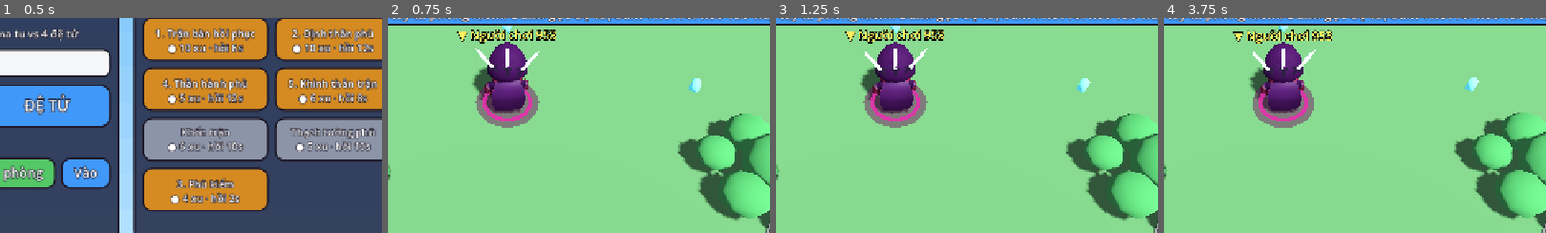
Above: before the commit, frames 1-4 (left to right).
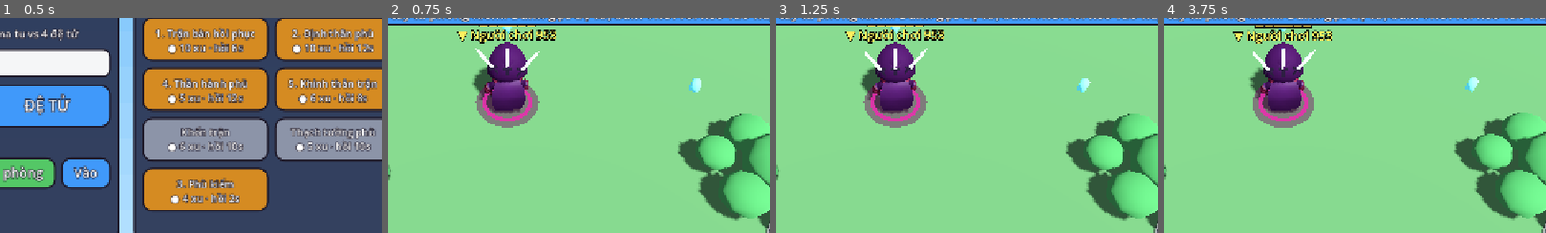
Above: after the commit, the same moments.

Repository: quanace11/gametienty
Game: Godot game, scene res://main.tscn
Two runs of this game, one before a commit and one after it. Both use one fixed random seed, a clock stepped at 60 frames per second and the inputs below.
Inputs (mouse positions are % of the whole screen's width and height, from its top left):
- Up to frame 1 (0.5 s): no input
- Up to frame 2 (0.75 s): click "MA TU" at 0.5 s
- Up to frame 3 (1.25 s): no input
- Up to frame 4 (3.75 s): drag from (90, 11) to (60, 28) at 1.27 s; drag from (30, 55) to (45, 70) at 2.02 s; move the mouse to (60, 28) at 2.77 s; hold D (move_right) 2.78-3.5 s; tap Tab (spectate_next) at 2.85 s; click (60, 28) at 2.92 s; drag from (45, 70) to (20, 35) at 3.52 s
The pictures show only the part of the screen within x 34-84%, y 30-80%; the shares and areas given below are measured in that part.

Frame 1 is identical in both runs. In frame 2, less than 0.1% of the frame differs, in the area x 23-39%, y 3-4%; in frame 3, less than 0.1%; in frame 4, 0.2%, in the area x 23-39%, y 3-5%.

Commit message:
Phi kiếm to hơn, thanh máu trên đầu, nổ lửa và chớp đỏ khi trúng
Co-Authored-By: Claude Opus 5.5 (1M context) <noreply@anthropic.com>
Claude-Session: https://claude.ai/code/session_01PZHPhokRVwCGpRS8Jn3sKo

Diff:
--- a/Player/player_character.gd
+++ b/Player/player_character.gd
@@ -53,6 +53,7 @@
 const LOCK_TO := 0.85 # giây: tay với ra
 const LOCK_SPEED := 0.7
 const CHEST_CHECK := 0.1 # giây giữa hai lần xem có đứng ở rương không
+const HIT_FLASH_TIME := 0.18 # giây người bị trúng chớp đỏ
 
 var _target_pos := Vector3.ZERO
 var _target_yaw := 0.0
@@ -91,6 +92,10 @@
 static var _bun_mesh: ArrayMesh
 static var _halo_sword_mesh: ArrayMesh
 static var _feather_mesh: ArrayMesh
+static var _hit_flash_mat: StandardMaterial3D # phủ đỏ lúc bị trúng, dùng chung
+
+var _body_meshes: Array[MeshInstance3D] = [] # các mảnh thân đang hiện, để phủ chớp đỏ
+var _flash_left := 0.0
 
 var _halo: Node3D # phi kiếm sau lưng ma tu (chỉ máy có hình)
 var _wings: Array[Node3D] = [] # cánh lửa của đệ tử (một nửa số đệ tử)
@@ -180,6 +185,9 @@
 			mi.material_override = _robe(mi, HUNTER_TEXTURE)
 	if not is_hunter():
 		_wear_disciple_robe(model)
+	for node in model.find_children("*", "MeshInstance3D", true, false):
+		if (node as MeshInstance3D).visible:
+			_body_meshes.append(node as MeshInstance3D)
 	if is_hunter():
 		_add_sword_halo()
 	if is_hunter(): # ma khí tím đỏ dưới chân để nhận ra ma tu từ xa
@@ -579,6 +587,10 @@
 		_update_anim(delta)
 	if _halo or not _wings.is_empty():
 		_animate_aura()
+	if _flash_left > 0.0:
+		_flash_left -= delta
+		if _flash_left <= 0.0:
+			_set_flash(null)
 	if not (is_local and is_hunter()):
 		return
 	var dir := Vector2.ZERO
@@ -711,9 +723,30 @@
 	visible = not _concealed and state != GameTypes.PlayerState.ESCAPED and state != GameTypes.PlayerState.ELIMINATED
 
 
+## Bị trúng: nổ lửa ngay chỗ mình, thân chớp đỏ, giật người (anim Hit_A).
 func _on_hit(id: int, _attacker_id: int, _hp_left: int) -> void:
-	if id == peer_id and state == GameTypes.PlayerState.IDLE:
+	if id != peer_id:
+		return
+	if state == GameTypes.PlayerState.IDLE:
 		_play_once("Hit_A", 0.4)
+	if _visual == null or not visible:
+		return
+	if not is_instance_valid(_shot_fx):
+		_shot_fx = ShotFx.new()
+		get_parent().add_child(_shot_fx)
+	_shot_fx.hit_burst(GameTypes.ShotKind.BULLET if is_hunter() else GameTypes.ShotKind.RIFLE, _visual.global_position)
+	if _hit_flash_mat == null:
+		_hit_flash_mat = StandardMaterial3D.new()
+		_hit_flash_mat.shading_mode = BaseMaterial3D.SHADING_MODE_UNSHADED
+		_hit_flash_mat.transparency = BaseMaterial3D.TRANSPARENCY_ALPHA
+		_hit_flash_mat.albedo_color = Color(1.0, 0.15, 0.1, 0.55)
+	_set_flash(_hit_flash_mat)
+	_flash_left = HIT_FLASH_TIME
+
+
+func _set_flash(mat: Material) -> void:
+	for mi in _body_meshes:
+		mi.material_overlay = mat
 
 
 func _on_attacked(attacker_id: int) -> void:
--- a/Player/shot_fx.gd
+++ b/Player/shot_fx.gd
@@ -6,17 +6,21 @@
 ## mảnh sáng văng tung. Phù kiếm (súng lục) là thanh kiếm nhỏ màu ngọc, nổ nhỏ.
 ## Ai bị trúng thật do server tính (GameState), file này chỉ đoán chỗ nổ cho đẹp.
 ## Thời điểm tới nơi giữ đúng `flight` của server: đoạn hóa kiếm ăn vào đầu đường bay.
+## Trúng người thật (EventBus.player_hit) thì thêm một vụ nổ lửa vàng đỏ to hơn
+## ngay chỗ người đó (hit_burst), để trúng nhìn khác hẳn trượt.
 ## Kiếm và vụ nổ lấy từ pool, không tạo/xóa node mỗi phát; _process chỉ chạy
 ## khi có thứ đang bay hoặc đang nổ.
 
-const SWORD_SCALE := 1.5
-const SMALL_SWORD_SCALE := 0.8
+const SWORD_SCALE := 2.3
+const SMALL_SWORD_SCALE := 1.1
 const CONJURE_TIME := 0.16 # giây hóa kiếm trên vai (tối đa, kẹp theo flight)
 const CONJURE_HEIGHT := 0.7 # kiếm hiện cao hơn chỗ bắn bao nhiêu mét
 const SPIN_SPEED := 14.0 # rad/giây, kiếm lăn quanh trục bay
 const EXPLOSION_TIME := 0.6
 const SWORD_BLAST := 1.0 # bán kính kiếm khí lớn nhất, mét
 const SMALL_BLAST := 0.4
+const HIT_BLAST := 1.5 # vụ nổ khi trúng người
+const HIT_HEIGHT := 0.9 # nổ ngang ngực
 const SHARDS := 6
 const HIT_PADDING := 0.3
 
@@ -40,6 +44,7 @@
 	var core: Node3D
 	var shards: Array[Node3D] = []
 	var kind: GameTypes.ShotKind
+	var hit := false # vụ nổ trúng người (màu lửa), về pool riêng
 	var size := 1.0
 	var age := 0.0
 
@@ -49,6 +54,7 @@
 var _free_small: Array[Shot] = []
 var _free_blasts: Array[Blast] = []
 var _free_small_blasts: Array[Blast] = []
+var _free_hit_blasts: Array[Blast] = []
 
 ## Bộ mesh một loại kiếm (màu riêng), dùng chung cho mọi thanh cùng loại.
 class SwordSet:
@@ -65,6 +71,7 @@
 static var _built := false
 static var _demon: SwordSet # phi kiếm ma tu
 static var _jade: SwordSet # phù kiếm
+static var _fire: SwordSet # vụ nổ trúng người (chỉ dùng vòng, lõi, mảnh)
 static var _shard_dirs: Array[Vector3] = []
 
 
@@ -129,7 +136,7 @@
 		b.age += delta
 		if b.age >= EXPLOSION_TIME:
 			b.node.visible = false
-			(_free_blasts if b.kind == GameTypes.ShotKind.RIFLE else _free_small_blasts).append(b)
+			_blast_pool(b.kind, b.hit).append(b)
 			_blasts.remove_at(i)
 		else:
 			_animate_blast(b, b.age / EXPLOSION_TIME)
@@ -156,11 +163,22 @@
 	return false
 
 
+## Nổ lửa to ở chỗ người vừa bị trúng (`pos` là chân người đó).
+func hit_burst(kind: GameTypes.ShotKind, pos: Vector3) -> void:
+	_build_shared()
+	_start_blast(kind, true, pos + Vector3.UP * HIT_HEIGHT, HIT_BLAST)
+	set_process(true)
+
+
 func _explode(kind: GameTypes.ShotKind, pos: Vector3) -> void:
 	var big := kind == GameTypes.ShotKind.RIFLE
-	var pool := _free_blasts if big else _free_small_blasts
-	var b: Blast = pool.pop_back() if not pool.is_empty() else _new_blast(kind)
-	b.size = SWORD_BLAST if big else SMALL_BLAST
+	_start_blast(kind, false, pos, SWORD_BLAST if big else SMALL_BLAST)
+
+
+func _start_blast(kind: GameTypes.ShotKind, hit: bool, pos: Vector3, size: float) -> void:
+	var pool := _blast_pool(kind, hit)
+	var b: Blast = pool.pop_back() if not pool.is_empty() else _new_blast(kind, hit)
+	b.size = size
 	b.age = 0.0
 	b.node.global_position = pos
 	b.node.visible = true
@@ -181,6 +199,12 @@
 		var d := _shard_dirs[k]
 		b.shards[k].position = (d * 1.6 * fly + Vector3.UP * 0.6 * sin(PI * t)) * b.size
 		b.shards[k].scale = Vector3.ONE * maxf(shard, 0.001)
+
+
+func _blast_pool(kind: GameTypes.ShotKind, hit: bool) -> Array[Blast]:
+	if hit:
+		return _free_hit_blasts
+	return _free_blasts if kind == GameTypes.ShotKind.RIFLE else _free_small_blasts
 
 
 func _take_shot(kind: GameTypes.ShotKind) -> Shot:
@@ -213,10 +237,11 @@
 	return shot
 
 
-func _new_blast(kind: GameTypes.ShotKind) -> Blast:
-	var s := _demon if kind == GameTypes.ShotKind.RIFLE else _jade
+func _new_blast(kind: GameTypes.ShotKind, hit: bool) -> Blast:
+	var s := _fire if hit else (_demon if kind == GameTypes.ShotKind.RIFLE else _jade)
 	var b := Blast.new()
 	b.kind = kind
+	b.hit = hit
 	b.node = Node3D.new()
 	add_child(b.node)
 	for k in SHARDS:
@@ -246,6 +271,8 @@
 	_demon = _sword_set(Color(0.3, 0.08, 0.4), Color(0.6, 0.08, 0.35), Color(0.12, 0.08, 0.14), Color(0.75, 0.35, 1.0, 0.45))
 	# Phù kiếm: lưỡi ngọc, chắn vàng, vệt xanh ngọc.
 	_jade = _sword_set(Color(0.55, 0.95, 0.85), Color(0.3, 0.9, 0.8), Color(0.85, 0.65, 0.25), Color(0.45, 1.0, 0.85, 0.45))
+	# Trúng người: lửa vàng cam, lõi trắng vàng.
+	_fire = _sword_set(Color(1.0, 0.6, 0.2), Color(1.0, 0.45, 0.1), Color(0.2, 0.1, 0.05), Color(1.0, 0.7, 0.3, 0.45))
 	for k in SHARDS:
 		var a := TAU * k / SHARDS
 		_shard_dirs.append(Vector3(cos(a), 0.35 * ((k % 3) - 1), sin(a)).normalized())
--- /dev/null
+++ b/UI/health_bars.gd
@@ -0,0 +1,80 @@
+extends Control
+## Thanh máu nổi trên đầu mọi nhân vật đang thấy được (cả ma tu lẫn đệ tử):
+## mỗi ô là một máu (đệ tử 2 ô, ma tu 6 ô). Của mình viền vàng, cùng phe xanh
+## lục, phe kia đỏ. Vừa mất máu thì ô vừa mất chớp trắng và hiện số "-1" bay lên.
+## Chỉ đọc GameState.rules và vị trí nhân vật, không đổi gì. Vẽ tất cả trong một
+## lần _draw (một batch), danh sách nhân vật lấy lại mỗi giây.
+
+const HEAD_HEIGHT := 2.45 # mét trên chân, ngay trên tên
+const PIP_W := 14.0
+const PIP_H := 9.0
+const PIP_GAP := 2.0
+const FLASH_TIME := 0.35
+const POP_TIME := 0.7
+const REFRESH_INTERVAL := 1.0
+const OWN := Color(1.0, 0.85, 0.3)
+const ALLY := Color(0.35, 0.9, 0.45)
+const ENEMY := Color(0.95, 0.25, 0.25)
+const EMPTY := Color(0.15, 0.12, 0.15, 0.85)
+const BORDER := Color(0.05, 0.03, 0.05, 0.9)
+
+var _entities: Array[EntityBase] = []
+var _refresh_left := 0.0
+var _hit_left := {} # peer_id -> giây còn chớp / còn hiện "-1"
+
+
+func _ready() -> void:
+	set_anchors_and_offsets_preset(Control.PRESET_FULL_RECT)
+	mouse_filter = Control.MOUSE_FILTER_IGNORE
+	EventBus.player_hit.connect(func(id: int, _a: int, _hp: int) -> void: _hit_left[id] = POP_TIME)
+
+
+func _process(delta: float) -> void:
+	_refresh_left -= delta
+	if _refresh_left <= 0.0:
+		_refresh_left = REFRESH_INTERVAL
+		_entities.clear()
+		for n in get_tree().get_nodes_in_group(GameTypes.GROUP_ENTITIES):
+			_entities.append(n as EntityBase)
+	for id: int in _hit_left.keys():
+		_hit_left[id] -= delta
+		if _hit_left[id] <= 0.0:
+			_hit_left.erase(id)
+	queue_redraw()
+
+
+func _draw() -> void:
+	var rules := GameState.rules
+	var cam := get_viewport().get_camera_3d()
+	if rules == null or cam == null:
+		return
+	var my_role := GameState.my_role()
+	var me := multiplayer.get_unique_id()
+	var font := get_theme_default_font()
+	for e in _entities:
+		if not is_instance_valid(e) or not e.is_visible_in_tree() or e.is_out():
+			continue
+		var head := e.global_position + Vector3.UP * HEAD_HEIGHT
+		if cam.is_position_behind(head):
+			continue
+		var p := rules.record(e.peer_id)
+		if p == null or p.max_hp <= 0:
+			continue
+		var color := OWN if e.peer_id == me else (ALLY if int(e.role) == my_role else ENEMY)
+		var at := cam.unproject_position(head)
+		var width := p.max_hp * PIP_W + (p.max_hp - 1) * PIP_GAP
+		var left := at.x - width / 2.0
+		draw_rect(Rect2(left - 2.0, at.y - 2.0, width + 4.0, PIP_H + 4.0), BORDER)
+		var hit: float = _hit_left.get(e.peer_id, 0.0)
+		var flash := hit > POP_TIME - FLASH_TIME
+		for k in p.max_hp:
+			var c := color if k < p.hp else EMPTY
+			if flash and k == p.hp:
+				c = Color.WHITE # ô vừa mất
+			draw_rect(Rect2(left + k * (PIP_W + PIP_GAP), at.y, PIP_W, PIP_H), c)
+		if hit > 0.0 and font:
+			var t := 1.0 - hit / POP_TIME
+			var pop := Color(1.0, 0.35, 0.2, 1.0 - t * t)
+			var spot := Vector2(at.x + width / 2.0 + 4.0, at.y - 4.0 - 26.0 * t)
+			draw_string_outline(font, spot, "-1", HORIZONTAL_ALIGNMENT_LEFT, -1, 22, 4, Color(0, 0, 0, pop.a))
+			draw_string(font, spot, "-1", HORIZONTAL_ALIGNMENT_LEFT, -1, 22, pop)
--- a/UI/hud.gd
+++ b/UI/hud.gd
@@ -9,6 +9,7 @@
 const UiTheme = preload("res://UI/ui_theme.gd")
 const QteRing = preload("res://UI/qte_ring.gd")
 const Minimap = preload("res://UI/minimap.gd")
+const HealthBars = preload("res://UI/health_bars.gd")
 const ResultsScreen = preload("res://UI/results_screen.gd")
 const TouchControls = preload("res://UI/touch_controls.gd")
 const ALERT_TIME := 3.0
@@ -45,6 +46,7 @@
 	_root.mouse_filter = Control.MOUSE_FILTER_IGNORE
 	_root.theme = UiTheme.get_theme()
 	add_child(_root)
+	_root.add_child(HealthBars.new()) # dưới cùng: thanh máu trên đầu, các bảng HUD đè lên
 	_root.add_child(QteRing.new())
 	_touch = TouchControls.new()
 	_root.add_child(_touch)
Not shown, added: UI/health_bars.gd.uid
Not shown, changed: Player/README.md
Not shown, changed: UI/README.md
